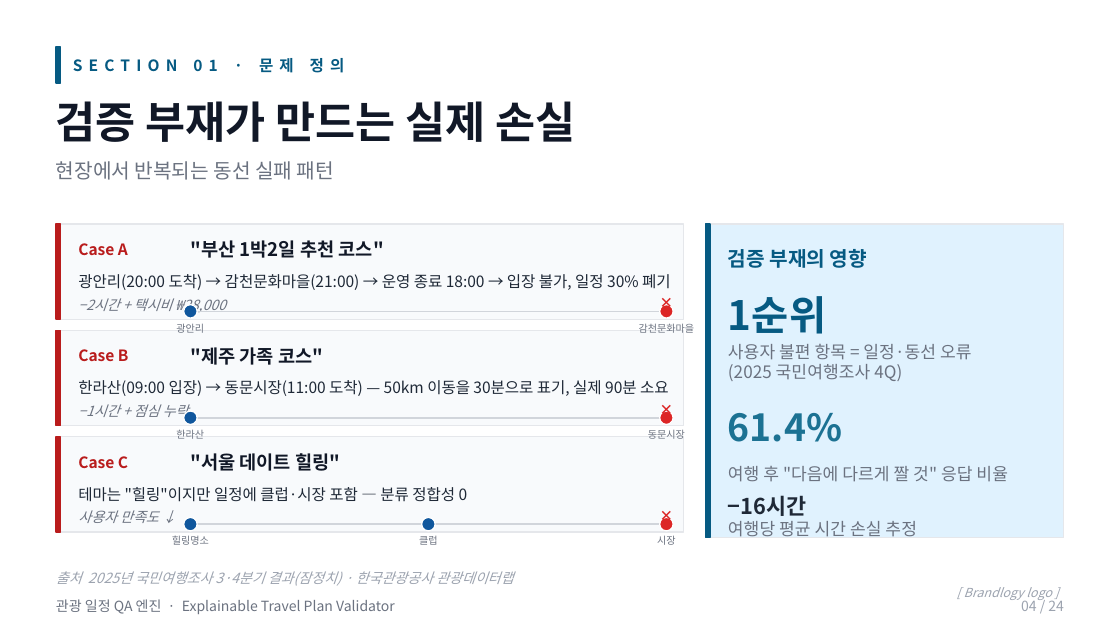
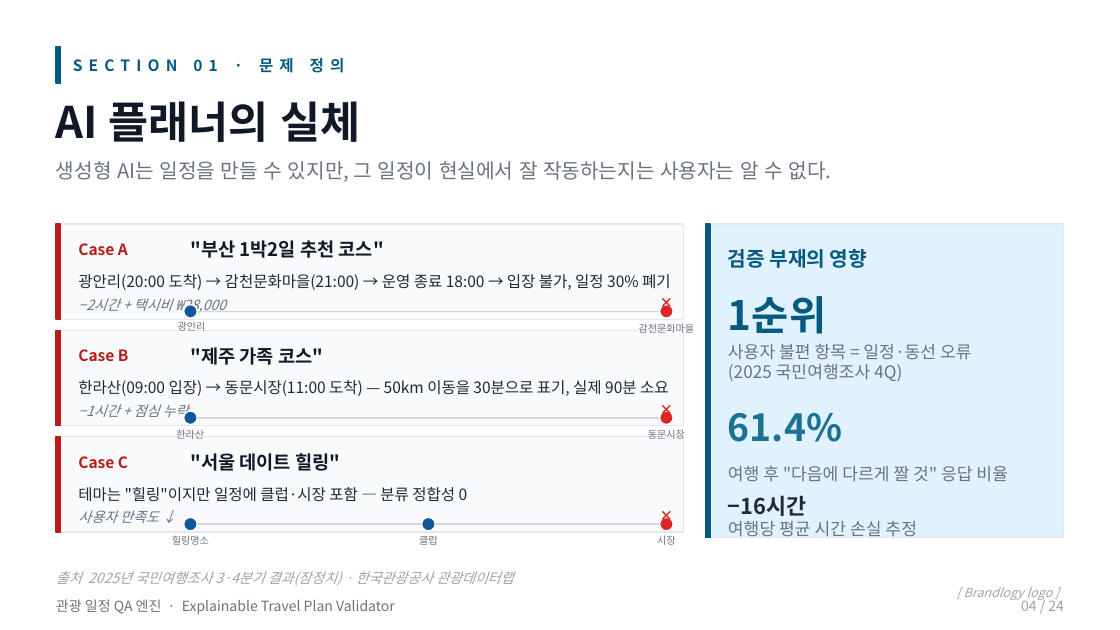
Before and after one commit to multiful/Explainable-Travel-Plan-Validator, a slide deck: slide 5 of gun/data/Travel_QA_Engine_2026_v3_final.pptx (slide 4 before the commit). Drawn at 1120x630 pixels with LibreOffice and Linux fonts; fonts in the diff are those of the drawing. Boxes give left, top, right and bottom in pixels: in the first picture for what was removed or moved away, otherwise in the second. Text is boxed around its words. In the diff, an @@ line names an element or a change of style, - is before the commit and + after.

```diff
--- a/gun/data/Travel_QA_Engine_2026_v3_final.pptx
+++ b/gun/data/Travel_QA_Engine_2026_v3_final.pptx
@@ text at box(56, 101, 360, 142): text changed @@
-검증 부재가 만드는 실제 손실
+AI 플래너의 실체
@@ text at box(56, 161, 831, 182): text changed @@
-현장에서 반복되는 동선 실패 패턴
+생성형 AI는 일정을 만들 수 있지만, 그 일정이 현실에서 잘 작동하는지는 사용자는 알 수 없다.
```
Also in this commit, not shown: 5 other slides changed, 1 slide added, 1 other file.
